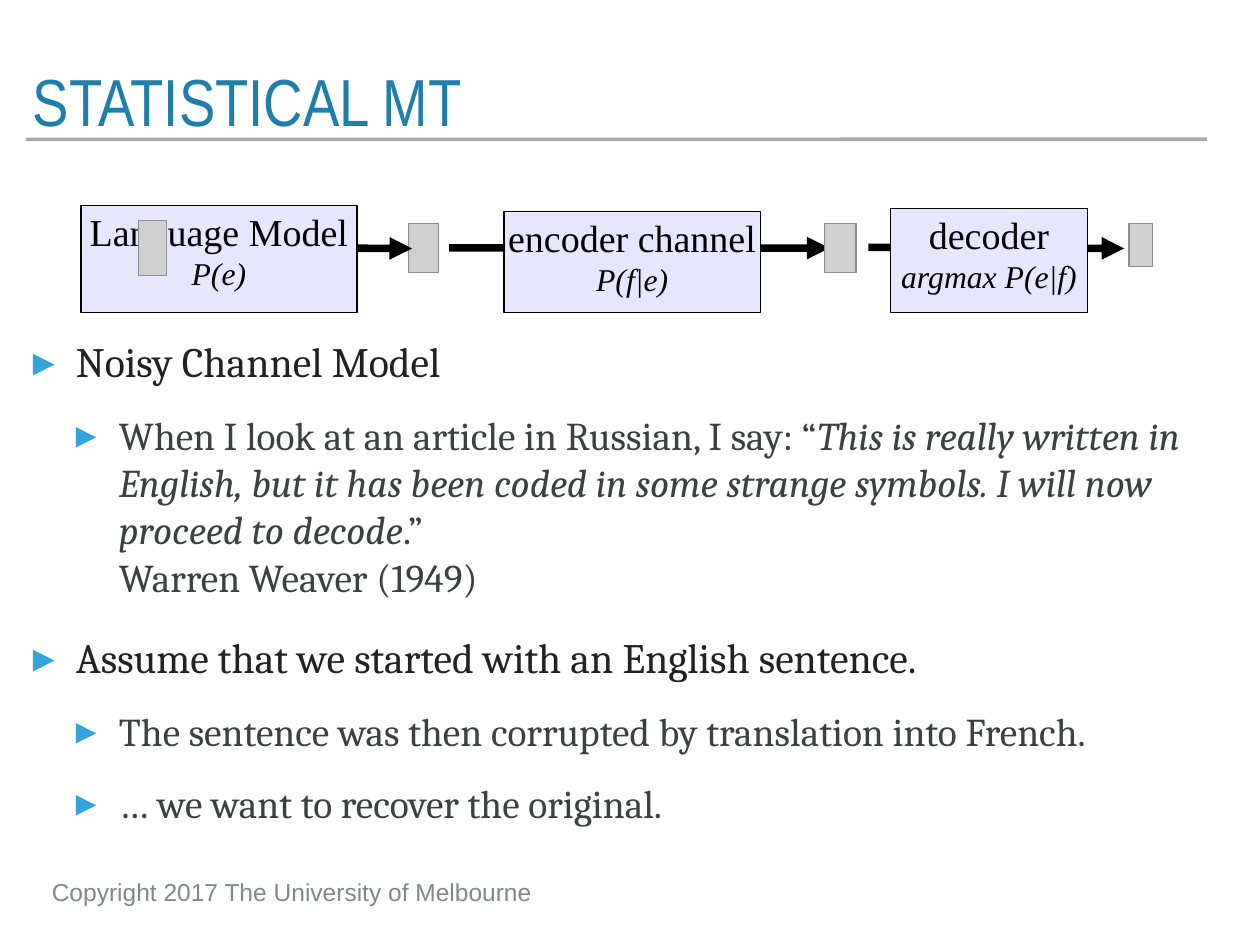
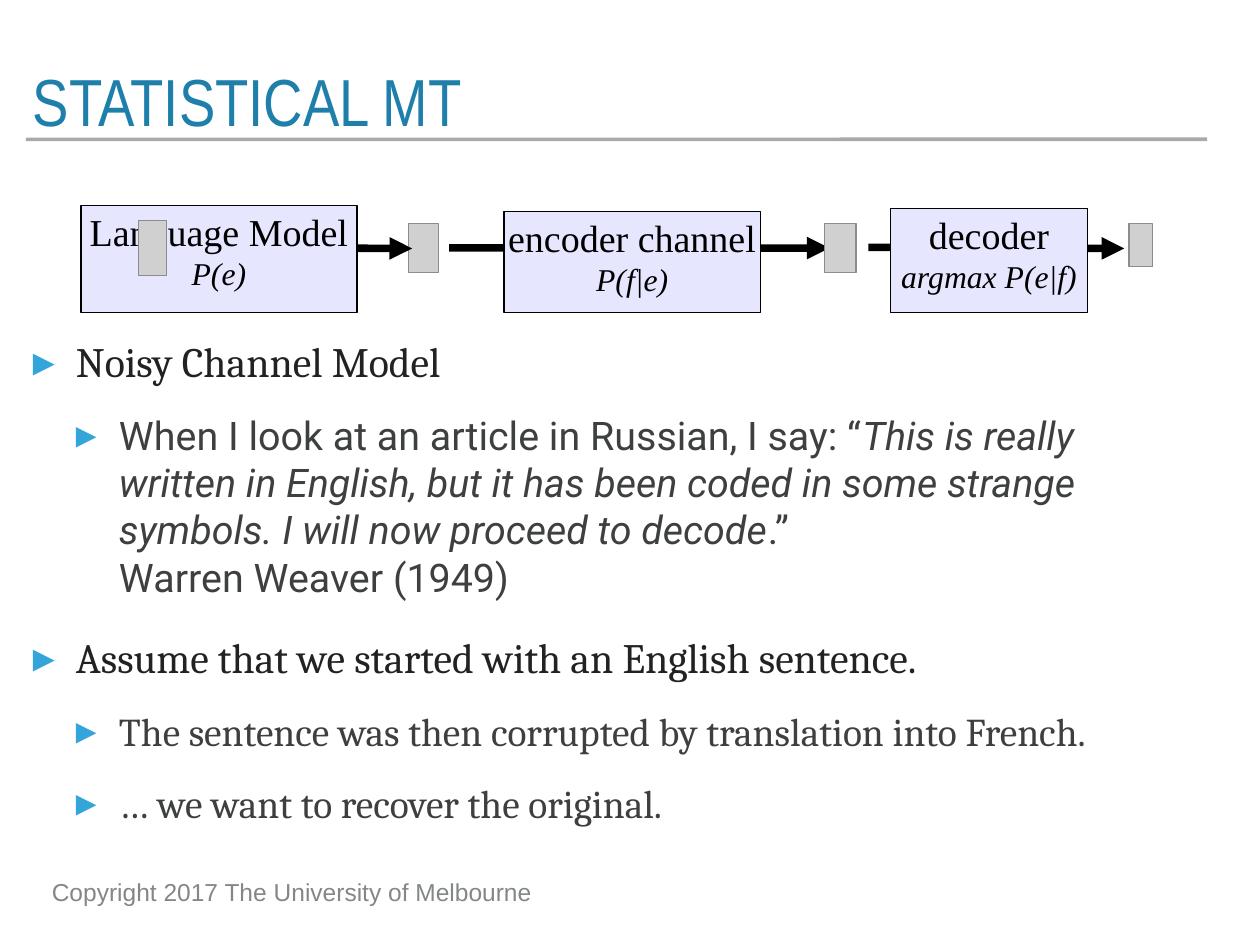
Before and after one commit to trevorcohn/comp90042, a slide deck: slide 6 of slides/WSTA_L20_machine_translation_word.pptx. Drawn at 1260x945 pixels with LibreOffice and Linux fonts; fonts in the diff are those of the drawing; grey boxes stand for pictures; background and template pictures are left out. Boxes give left, top, right and bottom in pixels: in the first picture for what was removed or moved away, otherwise in the second. Text is boxed around its words. In the diff, an @@ line names an element or a change of style, - is before the commit and + after.

```diff
--- a/slides/WSTA_L20_machine_translation_word.pptx
+++ b/slides/WSTA_L20_machine_translation_word.pptx
@@ text at <box>119,420,1075,601</box>: font Cambria to Roboto in "When I look at an article in ..." @@
```
Also in this commit, not shown: 12 other slides changed, 1 other file.
